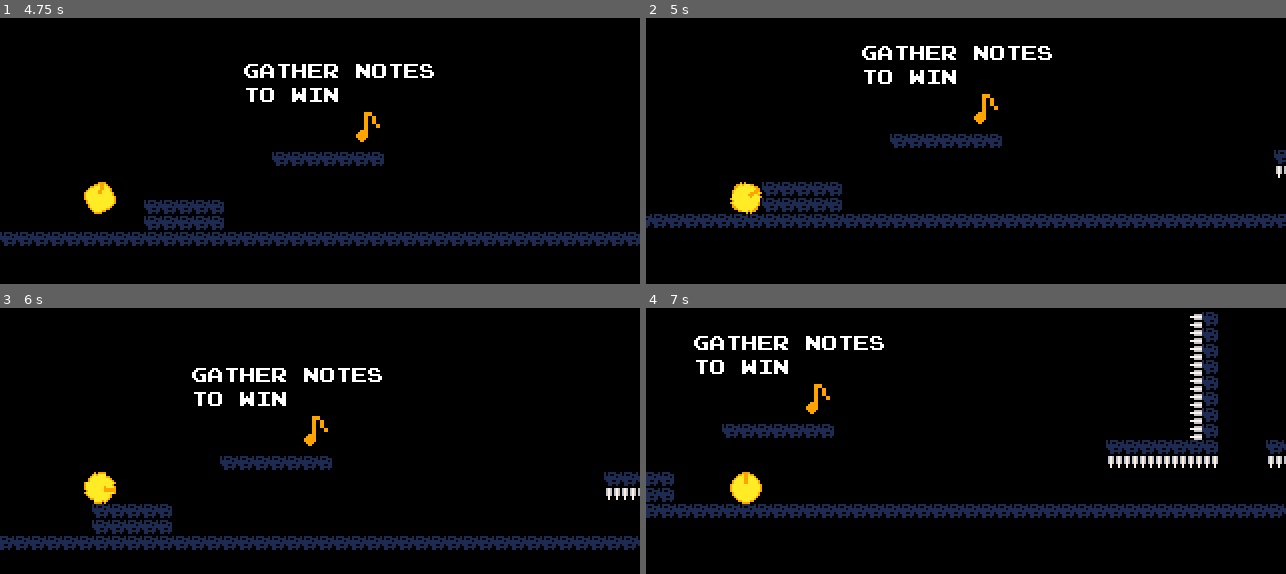
Above: before the commit, frames 1-4 (two rows, left to right).
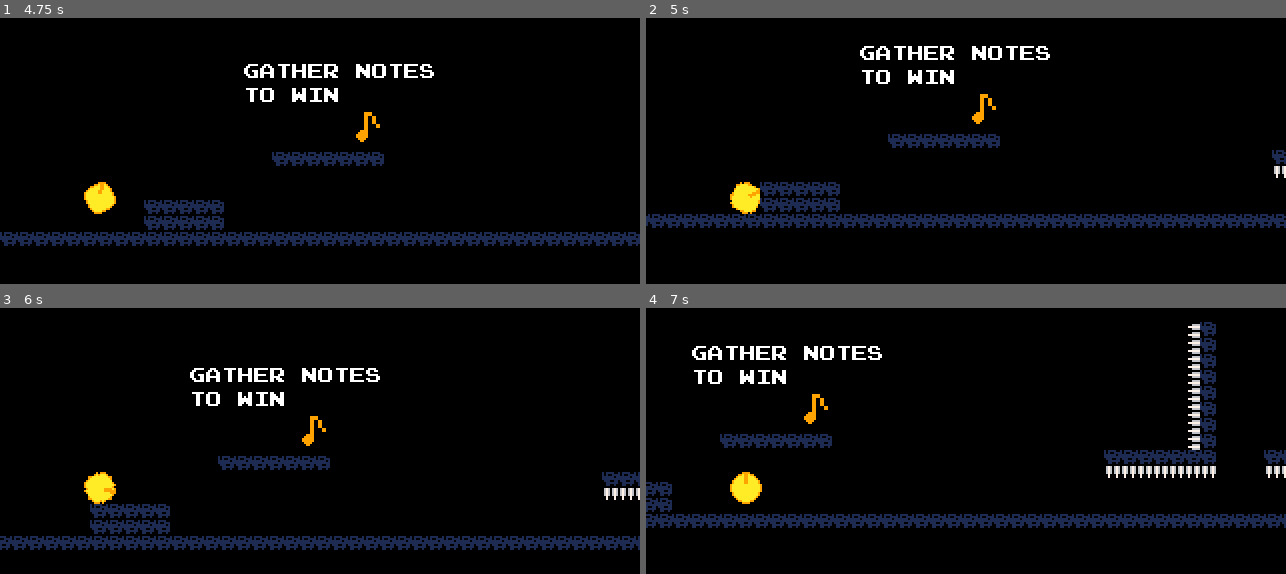
Above: after the commit, the same moments.

Repository: cat-in-the-dark/gmtk_2025
Game: Godot game, scene res://scenes/game_scene.tscn
The game is run twice, just before and just after one commit, with the same random seed, the same clock (stepped at 60 frames per second) and the same inputs.
Inputs:
- Up to frame 1 (4.75 s): tap Enter (ui_accept) at 0.5, 0.77, 1.52, 3.02, 3.77, 4.52 s; hold Right (ui_right) 0.53-2.03 s; hold Left (ui_left) 2.03-2.78 s; hold Right (ui_right) 2.78-4.28 s; hold Left (ui_left) from 4.28 s (still down)
- Up to frame 2 (5 s): keep holding Left (ui_left)
- Up to frame 3 (6 s): release Left (ui_left) at 5.03 s; hold Right (ui_right) 5.03-5.78 s; tap Enter (ui_accept) at 5.75 s; hold Left (ui_left) from 5.78 s (still down)
- Up to frame 4 (7 s): keep holding Left (ui_left); tap Enter (ui_accept) at 6.02, 6.77 s

Frame 1 is identical in both runs. In frame 2, 3.8% of the frame differs, in the area x 0-100%, y 10-79%; in frame 3, 4.0%; in frame 4, 13%, in the area x 0-100%, y 1-83%.

Commit message:
fix player phisics body size

Diff:
--- a/scenes/player.tscn
+++ b/scenes/player.tscn
@@ -4,7 +4,7 @@
 [ext_resource type="Script" uid="uid://bf5cyiwhcyjr4" path="res://scripts/player.gd" id="1_onrkg"]
 
 [sub_resource type="RectangleShape2D" id="RectangleShape2D_g2els"]
-size = Vector2(16, 16)
+size = Vector2(14, 15)
 
 [sub_resource type="CircleShape2D" id="CircleShape2D_g2els"]
 radius = 7.0
@@ -13,6 +13,7 @@
 script = ExtResource("1_onrkg")
 
 [node name="CollisionShape2D" type="CollisionShape2D" parent="."]
+position = Vector2(0, 0.5)
 shape = SubResource("RectangleShape2D_g2els")
 
 [node name="Sprite2D" type="Sprite2D" parent="."]
